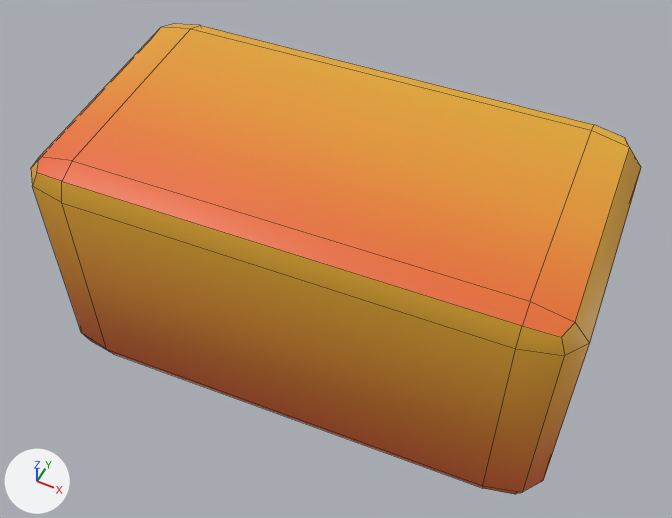
The FBX model Assets/Arts/Envi/Props/Props_Box_02.fbx as it was, and as the next commit left it.
Rendered twice from a 50 mm camera at (0.547, -1.092, 1.607) aimed at (0.008, -0.015, 0.261). The axes (+X, +Y, +Z) are drawn at lower left. The lights are the same throughout. The first picture is the older version. Mesh edges are drawn as thin lines.

Names of what the first picture shows: 'Props_Box_02'.
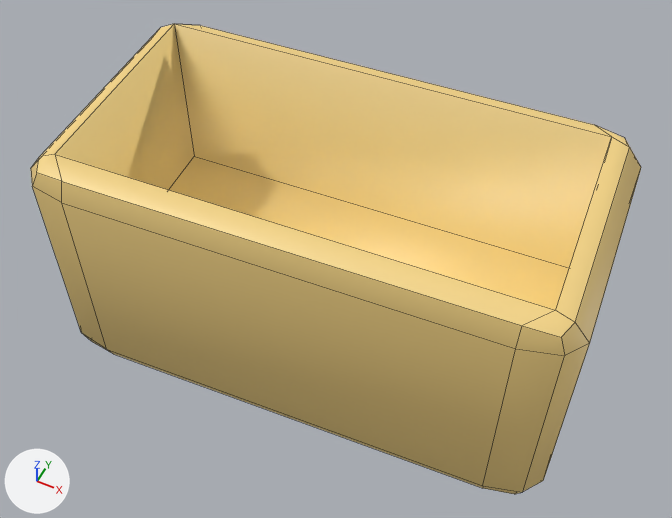
Location of each change, [x1, y1, x2, y2] in pixels of the pictures (672 x 518 px):
'Props_Box_02', surface changed, reshaped (brown to yellow): [31, 24, 641, 494] in both
part 1 of me_cube_059, cut back: [37, 24, 630, 337] in both

The edits, one by one:
Picture 'warna baruuu.png' (img_warna_baruuu_png) is new.
Material 'Tex_Env' (mat_tex_env) changes its picture from img_tex_env_png to img_warna_baruuu_png.
me_cube_059 is used by ob_props_box_02; location (0.0, 0.0, 0.0).
Verts and faces of me_cube_059; kept vertices keep their numbers, new ones are numbered from 56.
Before the commit, vertices of me_cube_059: 8 (-0.382, -0.236, 0.537) at pixel (72, 160), 21 (-0.41, 0.182, 0.537) at pixel (190, 28), 35 (0.413, -0.182, 0.537) at pixel (530, 301), 49 (0.385, 0.236, 0.537) at pixel (591, 130).
me_cube_059 had 56 vertices, 54 faces and spanned x -0.51..0.513, y -0.288..0.288, z 0.013..0.537.
me_cube_059 now has 60 vertices, 58 faces and spans x -0.51..0.513, y -0.288..0.288, z 0.013..0.537.
Part 1, on me_cube_059:
Faces deleted: (8, 35, 49, 21).
Vertex 8 moves to (-0.418, -0.236, 0.537), pixel (54, 154).
Vertex 21 moves to (-0.449, 0.182, 0.537), pixel (174, 23).
Vertex 35 moves to (0.452, -0.182, 0.537), pixel (555, 310).
Vertex 49 moves to (0.421, 0.236, 0.537), pixel (611, 136).
New vertices 56 to 59 stand at vertices 8, 21, 35, 49, in that order, plus (0.0, 0.0, -0.352).
New faces: (8, 35, 58, 56), (56, 58, 59, 57), (8, 56, 57, 21), (21, 57, 59, 49), (35, 49, 59, 58).
